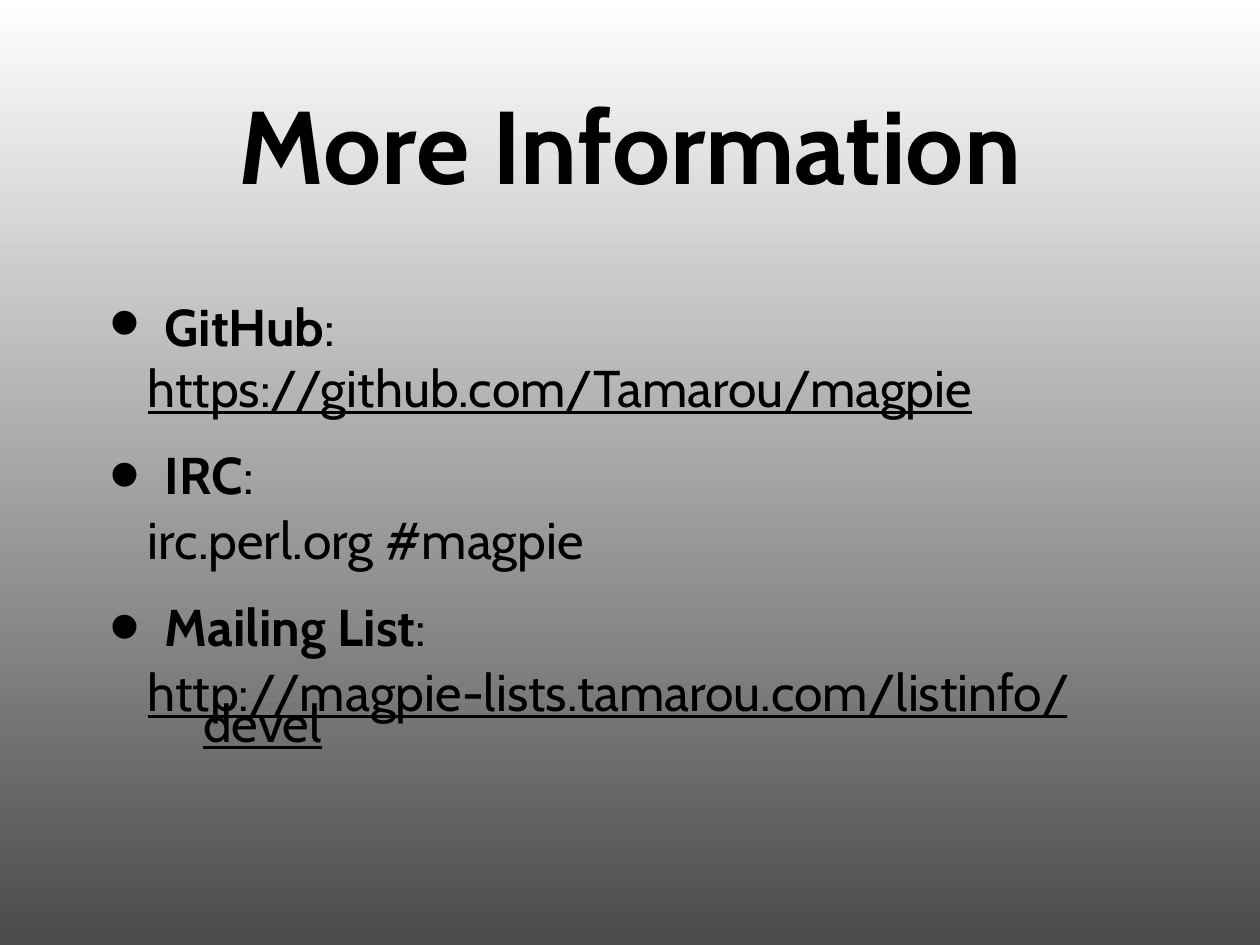
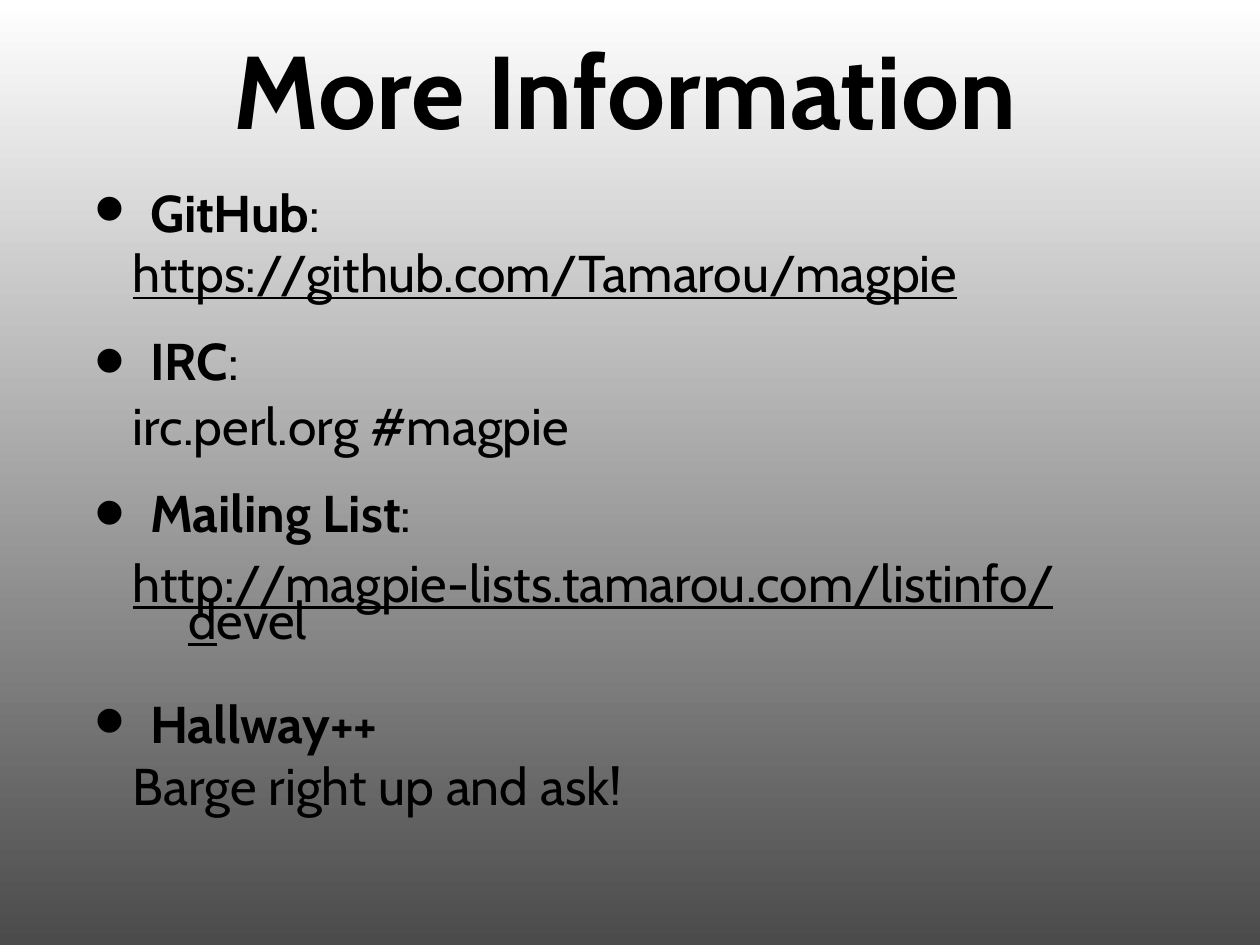
Before and after one commit to ubu/yapcna_2012, a slide deck: slide 5 of magpie.ppt (slide 4 before the commit). Drawn at 1260x945 pixels with LibreOffice and Linux fonts; fonts in the diff are those of the drawing. Boxes give left, top, right and bottom in pixels: in the first picture for what was removed or moved away, otherwise in the second. Text is boxed around its words. In the diff, an @@ line names an element or a change of style, - is before the commit and + after.

```diff
--- a/magpie.ppt
+++ b/magpie.ppt
@@ title "More Information": place and size @@
-title "More Information" at (239, 106, 1021, 185)
+title "More Information" at (234, 51, 1016, 130)
@@ text "GitHub:": place and size @@
-text "GitHub:" at (148, 307, 1070, 749)
+text "GitHub:" at (133, 193, 1055, 816)
@@ text at (133, 563, 1055, 646): underline off in "http://magpie-lists.tamarou.com/listinfo/devel"; line spacing 0.5 to 0.6 @@
@@ text at (133, 704, 622, 816): paragraphs added @@
+• Hallway++
+  Barge right up and ask!
```
Also in this commit, not shown: 1 slide added, 1 other file.
